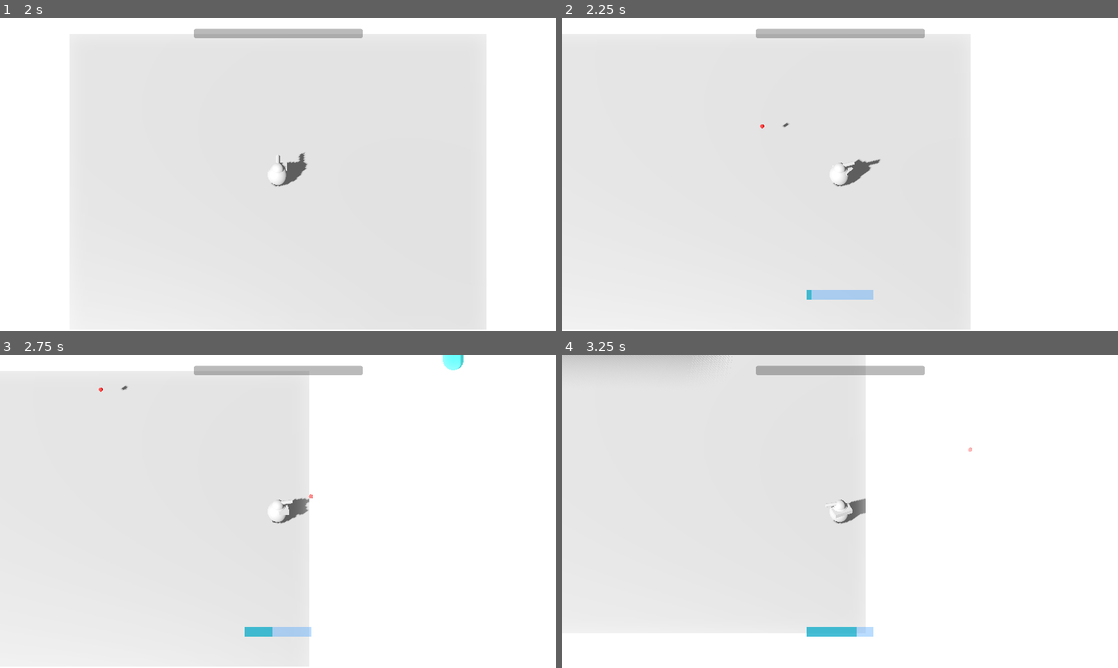
Above: before the commit, frames 1-4 (two rows, left to right).
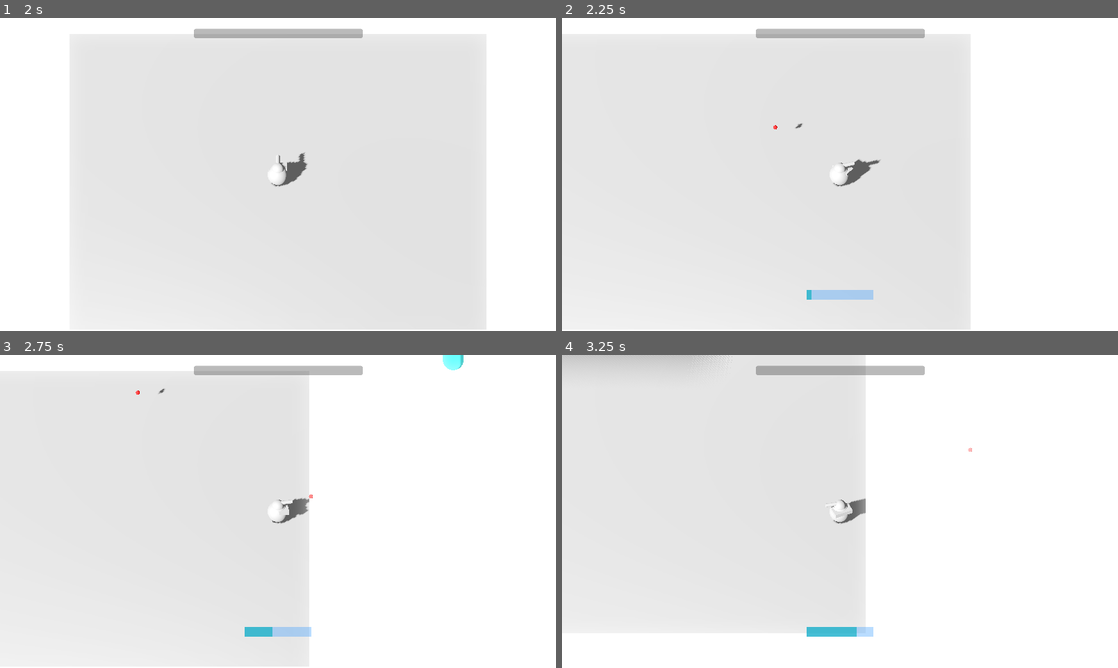
Above: after the commit, the same moments.

Repository: runeteamop/Teamop-Godot-Game
Game: Godot game, scene res://bin/main.tscn
Same seed, same stepped clock (60 frames per second), same inputs: the game is played once before the commit and once after it.
Inputs (mouse positions are in pixels of both pictures, inside the frame that each line leads up to):
- Up to frame 1 (2 s): click "Start" at 0.5 s; click "Test" at 1.25 s
- Up to frame 2 (2.25 s): tap Enter (ui_accept) at 2 s; move the mouse to (962, 158) at 2.02 s; press the mouse at (962, 158) at 2.03 s; hold D (Right) from 2.03 s (still down); tap Space (Dash) at 2.1 s
- Up to frame 3 (2.75 s): keep holding D (Right); tap Enter (ui_accept) at 2.27 s
- Up to frame 4 (3.25 s): move the mouse to (728, 527) at 2.77 s; release D (Right) at 2.78 s; release the mouse at (728, 527) at 2.78 s; hold S (Down) from 2.78 s (still down); click (728, 527) at 2.85 s; tap Enter (ui_accept) at 3.02 s; tap Space (Dash) at 3.05 s

Frame 1 is identical in both runs. In frame 2, less than 0.1% of the frame differs, in the area x 35-58%, y 33-48%; in frame 3, less than 0.1%; in frame 4, less than 0.1%.

Commit message:
i did some random things that where not really realated to level ups, but i did add a template for the screen that pops up when you level

Diff:
--- a/bin/entities/player.gd
+++ b/bin/entities/player.gd
@@ -14,8 +14,6 @@
 @onready var turret: Marker3D = $Turret
 @onready var camera := $Camera
 @onready var body: MeshInstance3D = $Body
-@onready var dash_progressbar: ProgressBar = $"Dash cooldown bar"
-@onready var xp_bar: ProgressBar = $"Xp bar"
 @onready var turret_cannon: Node3D = $"Turret/Cannon/Cannon End"
 
 @onready var target_plane = Plane(Vector3(0, 1, 0), position.y)
@@ -33,10 +31,10 @@
 func _physics_process(delta: float) -> void:
 	var input_dir:= Input.get_vector("Left", "Right", "Up", "Down")
 
-	dash_progressbar.value = dash_cooldown.wait_time - dash_cooldown.time_left
+	if can_dash == false:
+		Player_values.dash_cooldown = dash_cooldown.wait_time - dash_cooldown.time_left
 
 	if Input.is_action_pressed("Left Click"):
-		current_control_type = "Mouse"
 		_shoot()
 	speed = move_toward(speed, 5, 1)
 
@@ -63,10 +61,12 @@
 func _input(event: InputEvent) -> void:
 	if Input.is_action_just_pressed("Dash") && can_dash == true:
 		can_dash = false
-		dash_progressbar.visible = true
-		dash_progressbar.value = 0
 		dash_cooldown.start(1.5)
 		speed = speed * 6
+
+	if event is InputEventMouse:
+		current_control_type = "Mouse"
+
 	if event is InputEventJoypadMotion:
 		var sticK_sin = abs(Input.get_joy_axis(0, JOY_AXIS_RIGHT_X))
 		var stick_cos = abs(Input.get_joy_axis(0, JOY_AXIS_RIGHT_Y))
@@ -74,6 +74,10 @@
 			current_control_type = "Controller"
 			r_stick_dir = -Vector2(-Input.get_joy_axis(0, JOY_AXIS_RIGHT_Y), Input.get_joy_axis(0, JOY_AXIS_RIGHT_X)).angle()
 			_shoot()
+
+func _on_dash_cooldown_timeout() -> void:
+	can_dash = true
+	Player_values.dash_cooldown = 0
 
 func _shoot() -> void:
 	if reload_time > 0.5:
@@ -98,15 +102,3 @@
 	var target_trans = turret.global_transform.looking_at(mouse_pos, Vector3.UP)
 
 	turret.global_transform.basis = turret.global_transform.basis.slerp(target_trans.basis, rotation_speed * delta)
-
-func _on_dash_cooldown_timeout() -> void:
-	dash_progressbar.hide()
-	can_dash = true
-
-func _xp_collected() -> void:
-	print("brah")
-	xp_bar.value += 1
-
-func _on_xp_bar_value_changed(value: float) -> void:
-	if xp_bar.max_value == value:
-		xp_bar.value = 0
--- a/bin/entities/player.tscn
+++ b/bin/entities/player.tscn
@@ -9,15 +9,6 @@
 [sub_resource type="SphereMesh" id="SphereMesh_qhqgy"]
 
 [sub_resource type="BoxMesh" id="BoxMesh_dqkch"]
-
-[sub_resource type="StyleBoxFlat" id="StyleBoxFlat_flly5"]
-bg_color = Color(0.2, 0.6, 0.99607843, 0.34509805)
-
-[sub_resource type="StyleBoxFlat" id="StyleBoxFlat_ntdrc"]
-bg_color = Color(0, 0.6784314, 0.7372549, 0.627451)
-
-[sub_resource type="StyleBoxFlat" id="StyleBoxFlat_hnn3t"]
-bg_color = Color(0.5137255, 1, 0, 0.81960785)
 
 [node name="Player" type="CharacterBody3D" unique_id=982876763]
 script = ExtResource("1_g2els")
@@ -43,35 +34,4 @@
 [node name="Dash cooldown timer" type="Timer" parent="." unique_id=816314229]
 one_shot = true
 
-[node name="Dash cooldown bar" type="ProgressBar" parent="." unique_id=387691862]
-visible = false
-anchors_preset = -1
-anchor_left = 0.4396875
-anchor_top = 0.8688889
-anchor_right = 0.5603125
-anchor_bottom = 0.9011111
-grow_horizontal = 2
-grow_vertical = 0
-size_flags_horizontal = 4
-theme_override_styles/background = SubResource("StyleBoxFlat_flly5")
-theme_override_styles/fill = SubResource("StyleBoxFlat_ntdrc")
-max_value = 1.5
-value = 1.5
-show_percentage = false
-metadata/_edit_use_anchors_ = true
-
-[node name="Xp bar" type="ProgressBar" parent="." unique_id=344437732]
-anchors_preset = 5
-anchor_left = 0.5
-anchor_right = 0.5
-offset_left = -242.0
-offset_top = 31.0
-offset_right = 244.0
-offset_bottom = 58.0
-grow_horizontal = 2
-theme_override_styles/fill = SubResource("StyleBoxFlat_hnn3t")
-max_value = 20.0
-show_percentage = false
-
 [connection signal="timeout" from="Dash cooldown timer" to="." method="_on_dash_cooldown_timeout"]
-[connection signal="value_changed" from="Xp bar" to="." method="_on_xp_bar_value_changed"]
--- a/bin/entities/xp.gd
+++ b/bin/entities/xp.gd
@@ -5,5 +5,5 @@
 
 func _on_body_entered(body: Node3D) -> void:
 	if body is Player:
-		body._xp_collected()
+		Player_values.xp += 1
 		queue_free()
--- a/bin/levels/runes test.tscn
+++ b/bin/levels/runes test.tscn
@@ -2,6 +2,7 @@
 
 [ext_resource type="PackedScene" uid="uid://cqtiesahm64pj" path="res://bin/entities/player.tscn" id="1_5nvco"]
 [ext_resource type="Script" uid="uid://ds8eok3cha7un" path="res://bin/levels/runes_test.gd" id="1_a74kq"]
+[ext_resource type="PackedScene" uid="uid://derwfrsent340" path="res://bin/ui/player_interface.tscn" id="3_7yrey"]
 
 [sub_resource type="Environment" id="Environment_7ukyh"]
 background_mode = 1
@@ -43,4 +44,6 @@
 [node name="Timer" type="Timer" parent="." unique_id=466695285]
 autostart = true
 
+[node name="player interface" parent="." unique_id=489266276 instance=ExtResource("3_7yrey")]
+
 [connection signal="timeout" from="Timer" to="." method="_on_timer_timeout"]
--- /dev/null
+++ b/bin/ui/player_interface.gd
@@ -0,0 +1,26 @@
+extends CanvasLayer
+
+@onready var dash_progressbar: ProgressBar = $"Dash cooldown bar"
+@onready var xp_bar: ProgressBar = $"Xp bar"
+
+func _ready() -> void:
+	dash_progressbar.hide()
+	Player_values.xp_changed.connect(_xp_bar)
+	Player_values.dash_cooldown_changed.connect(_dash_cooldown)
+
+func _xp_bar(xp_value: float) -> void:
+	if xp_value >= xp_bar.max_value:
+		Player_values.xp = 0
+		xp_bar.max_value += 5
+		level_up()
+	xp_bar.value = Player_values.xp
+
+func _dash_cooldown(dash_cooldown) -> void:
+	if dash_cooldown == 0:
+		dash_progressbar.hide()
+	else:
+		dash_progressbar.visible = true
+		dash_progressbar.value = dash_cooldown
+
+func level_up() -> void:
+	print("brah")
--- /dev/null
+++ b/bin/ui/player_interface.tscn
@@ -0,0 +1,44 @@
+[gd_scene format=3 uid="uid://derwfrsent340"]
+
+[ext_resource type="Script" uid="uid://dg7ewoot0tj4p" path="res://bin/ui/player_interface.gd" id="1_ipyvk"]
+
+[sub_resource type="StyleBoxFlat" id="StyleBoxFlat_rdq45"]
+bg_color = Color(0.2, 0.6, 0.99607843, 0.34509805)
+
+[sub_resource type="StyleBoxFlat" id="StyleBoxFlat_ipyvk"]
+bg_color = Color(0, 0.6784314, 0.7372549, 0.627451)
+
+[sub_resource type="StyleBoxFlat" id="StyleBoxFlat_ymlr5"]
+bg_color = Color(0.5137255, 1, 0, 0.81960785)
+
+[node name="player interface" type="CanvasLayer" unique_id=489266276]
+script = ExtResource("1_ipyvk")
+
+[node name="Dash cooldown bar" type="ProgressBar" parent="." unique_id=1164593892]
+anchors_preset = -1
+anchor_left = 0.4396875
+anchor_top = 0.8688889
+anchor_right = 0.5603125
+anchor_bottom = 0.9011111
+grow_horizontal = 2
+grow_vertical = 0
+size_flags_horizontal = 4
+theme_override_styles/background = SubResource("StyleBoxFlat_rdq45")
+theme_override_styles/fill = SubResource("StyleBoxFlat_ipyvk")
+max_value = 1.5
+value = 1.5
+show_percentage = false
+metadata/_edit_use_anchors_ = true
+
+[node name="Xp bar" type="ProgressBar" parent="." unique_id=336065906]
+anchors_preset = 5
+anchor_left = 0.5
+anchor_right = 0.5
+offset_left = -242.0
+offset_top = 31.0
+offset_right = 244.0
+offset_bottom = 58.0
+grow_horizontal = 2
+theme_override_styles/fill = SubResource("StyleBoxFlat_ymlr5")
+max_value = 10.0
+show_percentage = false
--- /dev/null
+++ b/bin/ui/upgrade_ui.gd
@@ -0,0 +1,9 @@
+extends ColorRect
+
+@onready var upgrade_name: Label = $Name
+@onready var discription: Label = $Discription
+
+# Called when the node enters the scene tree for the first time.
+func _ready() -> void:
+	upgrade_name.text = "fire ball"
+	discription.text = "gives you projectile fire dmg"
--- /dev/null
+++ b/bin/ui/upgrade_ui.tscn
@@ -0,0 +1,44 @@
+[gd_scene format=3 uid="uid://cv3t6etajylvn"]
+
+[ext_resource type="Script" uid="uid://80gav8pasdg0" path="res://bin/ui/upgrade_ui.gd" id="1_vakex"]
+
+[sub_resource type="LabelSettings" id="LabelSettings_vakex"]
+font_size = 35
+
+[sub_resource type="LabelSettings" id="LabelSettings_6ua55"]
+font_size = 20
+
+[node name="Upgrade ui" type="ColorRect" unique_id=509759110]
+offset_right = 411.0
+offset_bottom = 587.0
+color = Color(0.5489626, 0.5489626, 0.54896253, 0.49803922)
+script = ExtResource("1_vakex")
+
+[node name="Name" type="Label" parent="." unique_id=837381507]
+layout_mode = 0
+offset_left = 2.0
+offset_top = 224.0
+offset_right = 408.0
+offset_bottom = 273.0
+text = "Upgrade"
+label_settings = SubResource("LabelSettings_vakex")
+horizontal_alignment = 1
+
+[node name="Discription" type="Label" parent="." unique_id=1097816008]
+layout_mode = 0
+offset_left = 13.0
+offset_top = 294.0
+offset_right = 399.0
+offset_bottom = 575.0
+text = "discripton"
+label_settings = SubResource("LabelSettings_6ua55")
+horizontal_alignment = 1
+vertical_alignment = 1
+autowrap_mode = 2
+
+[node name="Icon" type="TextureRect" parent="." unique_id=937785086]
+layout_mode = 0
+offset_left = 35.0
+offset_top = 9.0
+offset_right = 75.0
+offset_bottom = 49.0
--- /dev/null
+++ b/new_script.gd
@@ -0,0 +1,11 @@
+extends Node
+
+
+# Called when the node enters the scene tree for the first time.
+func _ready() -> void:
+	pass # Replace with function body.
+
+
+# Called every frame. 'delta' is the elapsed time since the previous frame.
+func _process(delta: float) -> void:
+	pass
--- /dev/null
+++ b/player_values.gd
@@ -0,0 +1,16 @@
+extends Node
+
+signal xp_changed
+signal dash_cooldown_changed
+
+var xp: float = 0:
+	set(value):
+		if xp != value:
+			xp = value
+			xp_changed.emit(xp)
+
+var dash_cooldown: float = 0:
+	set(value):
+		if dash_cooldown != value:
+			dash_cooldown = value
+			dash_cooldown_changed.emit(value)
--- a/project.godot
+++ b/project.godot
@@ -19,6 +19,7 @@
 
 Global="*uid://ch6ue07qcgf62"
 LOAD_SCENE="*uid://by383sedl0jmd"
+Player_values="*uid://khaal13m4sqy"
 
 [display]
 
Not shown, added: bin/ui/player_interface.gd.uid
Not shown, added: bin/ui/upgrade_ui.gd.uid
Not shown, added: new_script.gd.uid
Not shown, added: player_values.gd.uid
